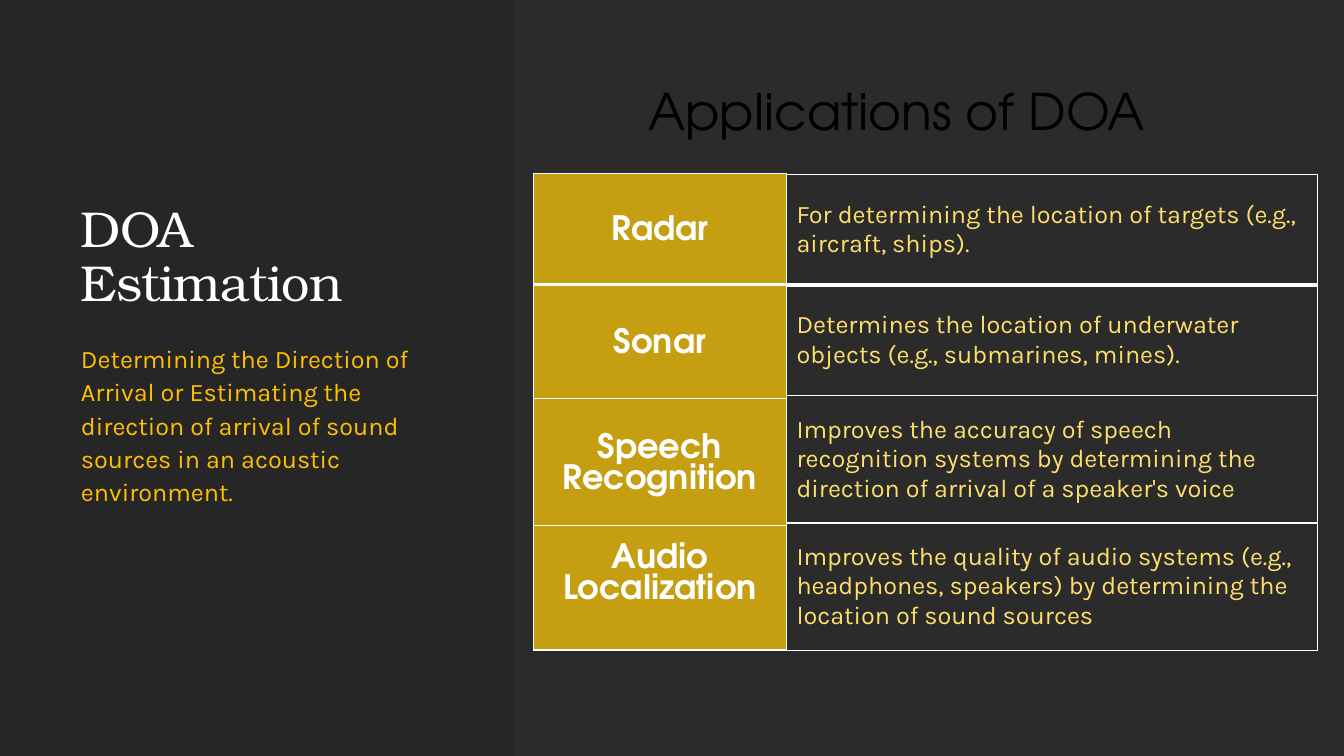
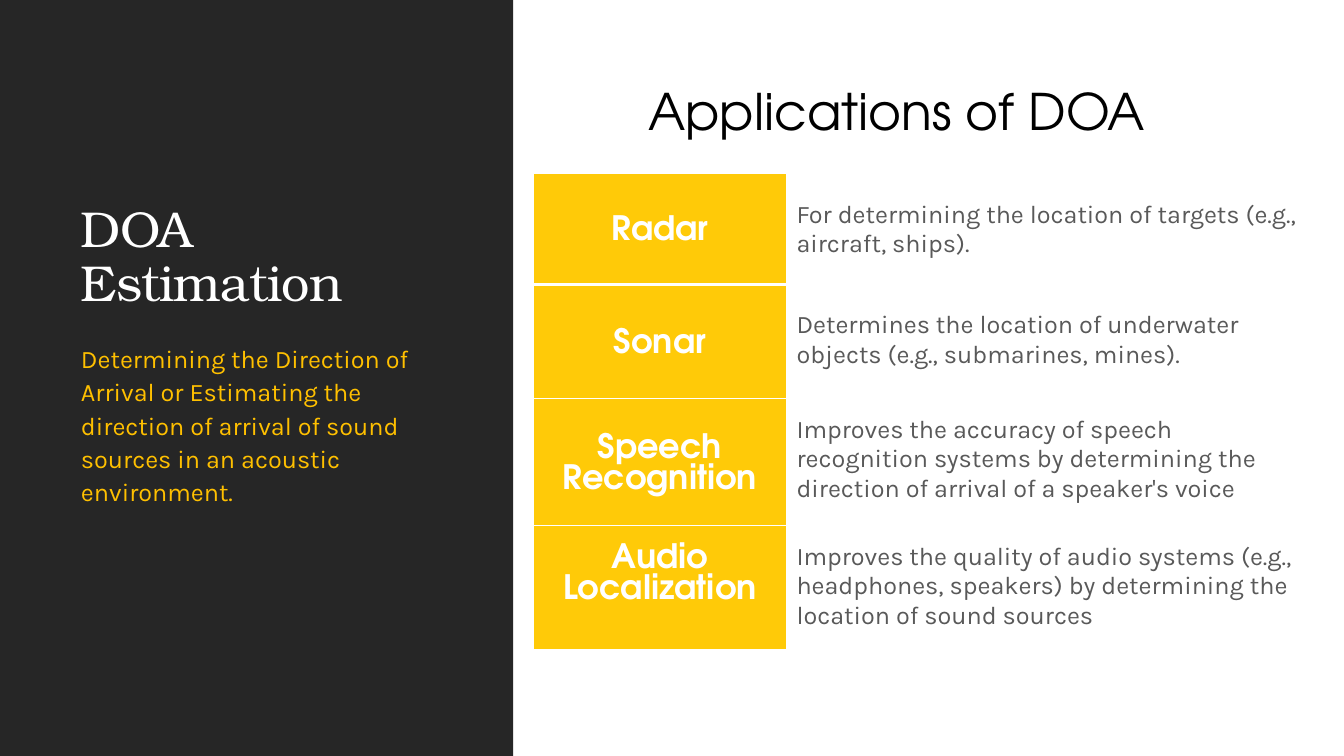
Before and after one commit to Lozsku/fiale, a slide deck: slide 2 of DP-RTF.pptx. Drawn at 1344x756 pixels with LibreOffice and Linux fonts; fonts in the diff are those of the drawing; background and template pictures are left out; a plain dark background stands for a picture behind light text. Boxes give left, top, right and bottom in pixels: in the first picture for what was removed or moved away, otherwise in the second. Text is boxed around its words. In the diff, an @@ line names an element or a change of style, - is before the commit and + after.

```diff
--- a/DP-RTF.pptx
+++ b/DP-RTF.pptx
@@ background picture (left out) to #FFFFFF @@
@@ table at [533,173,786,652] @@
@@ fill #FFCA08 at 73% opacity to #FFCA08 in 4 cells @@
@@ table at [786,174,1318,650] @@
@@ text colour #FFDF6B to #595959 @@
```
Also in this commit, not shown: 2 other slides changed.
